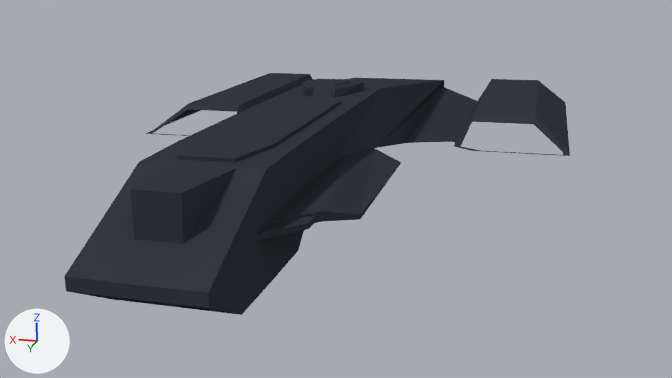
Two versions of the Blender file ship.blend, one commit apart.
Camera for both pictures: the file's camera 'Camera'. Lighting does not change. The marker at lower left points along +X, +Y and +Z.
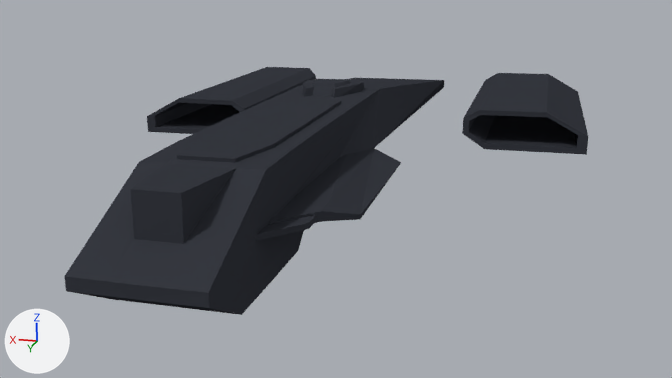
Edits to the bpy script that builds the scene:
```text
Change me_plane:
    used by ob_plane; location = (0.0, 0.0, 0.013)
    remove me_plane.from_pydata(...)  # 147 vertices, 91 faces, 16 loose edges; spans x 0.0..2.6, y -3.99..4.3, z -0.15..1.28
    add me_plane.from_pydata(...)  # 152 vertices, 108 faces, 15 loose edges; spans x 0.0..2.78, y -4.08..4.3, z -0.15..1.28
    me_plane part 1: a new loose piece of 28 vertices spanning x 1.37..2.78, y -4.08..-0.74, z -0.07..0.39, in mat_material (black #373941)
    me_plane part 2
    23 vertices are removed from x 0.7..2.6, y -3.99..-0.35, z 0.0..0.32
    11 faces are deleted
    1 loose edge is deleted
```

Changed parts and their boxes (x1, y1, x2, y2) in the pictures (672 x 378 px):
'Plane', reshaped
    before: (64, 73, 570, 315)
    after: (64, 67, 588, 315)
part 1 of me_plane, added (black)
    after: (147, 67, 588, 155)
part 2 of me_plane, deleted (black)
    before: (145, 73, 570, 156)
